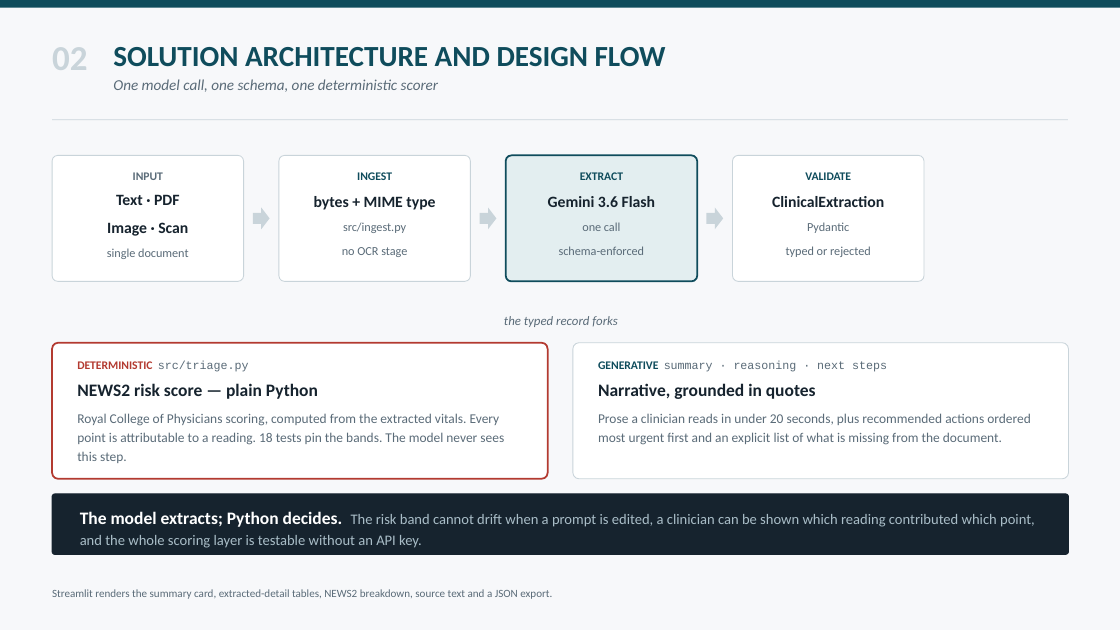
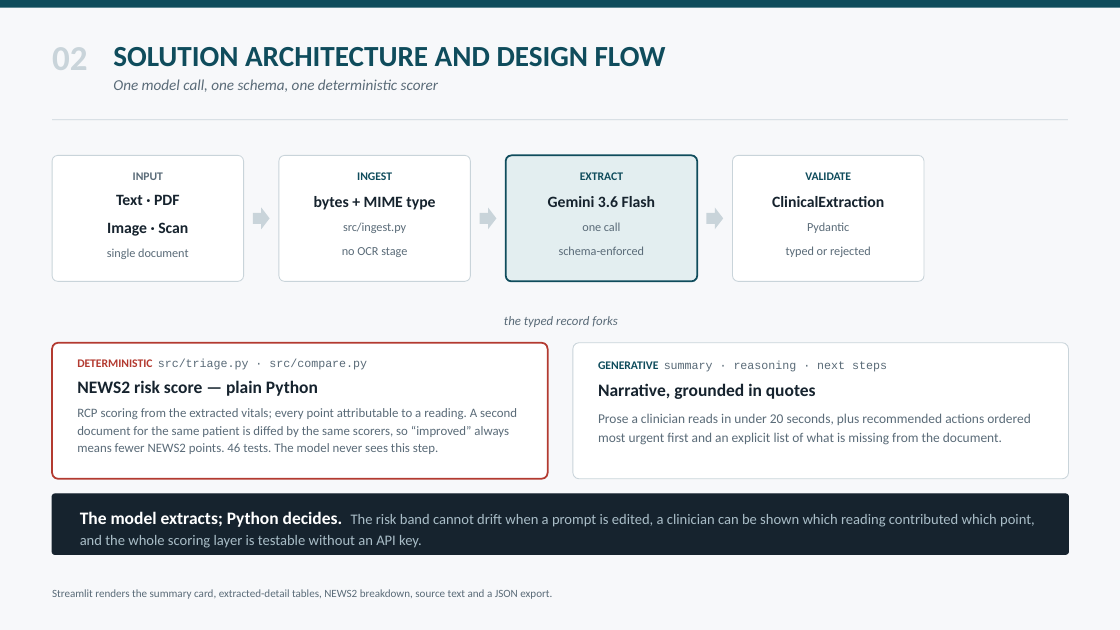
Before and after one commit to anushkavb4/clinical-document-intelligence-hub, a slide deck: slide 2 of Clinical_Document_Intelligence_Hub_deck.pptx. Drawn at 1120x630 pixels with LibreOffice and Linux fonts; fonts in the diff are those of the drawing. Boxes give left, top, right and bottom in pixels: in the first picture for what was removed or moved away, otherwise in the second. Text is boxed around its words. In the diff, an @@ line names an element or a change of style, - is before the commit and + after.

```diff
--- a/Clinical_Document_Intelligence_Hub_deck.pptx
+++ b/Clinical_Document_Intelligence_Hub_deck.pptx
@@ text at (x1=77, y1=359, x2=367, y2=370): text changed; font Calibri to Courier New; text colour #B33A30 to #5A6B78; bold off @@
-DETERMINISTIC src/triage.py
+DETERMINISTIC src/triage.py · src/compare.py
@@ text at (x1=77, y1=380, x2=318, y2=396): less space between paragraphs @@
@@ text at (x1=77, y1=408, x2=517, y2=454): text changed; size 11.5 to 11 pt @@
-Royal College of Physicians scoring, computed from the extracted vitals. Every point is attributable to a reading. 18 tests pin the bands. The model never sees this step.
+RCP scoring from the extracted vitals; every point attributable to a reading. A second document for the same patient is diffed by the same scorers, so “improved” always means fewer NEWS2 points. 46 tests. The model never sees this step.
```
Also in this commit, not shown: 3 other slides changed, 15 other files.
